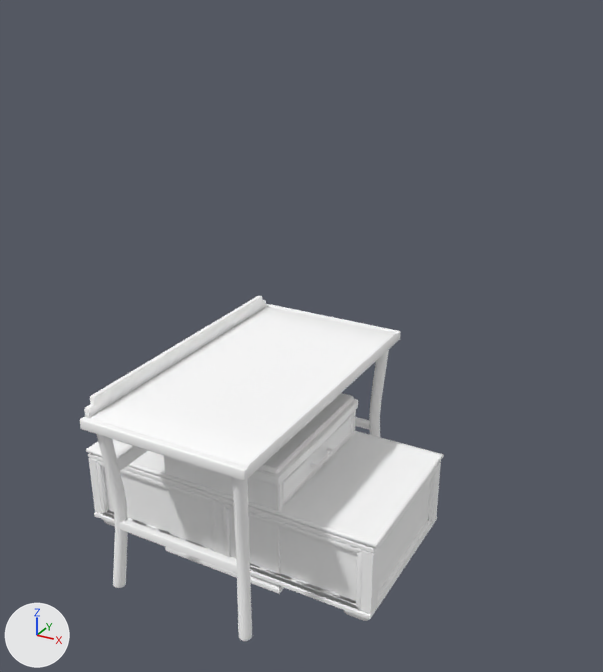
An edit to the Blender file fr-artists/scenes/blender/MAIN/environments/1_Bedroom/Export.blend, drawn before and after from the same camera.
Camera for both pictures: a 50 mm camera at (1.99, -3.21, 2.79) aimed at (0.19, 0.06, 1.15). The lights are fixed; the arrows at lower left show +X, +Y and +Z. The first picture is the older version.

Names of what the first picture shows: 'Cabinette', 'Desk', 'Toybox'.
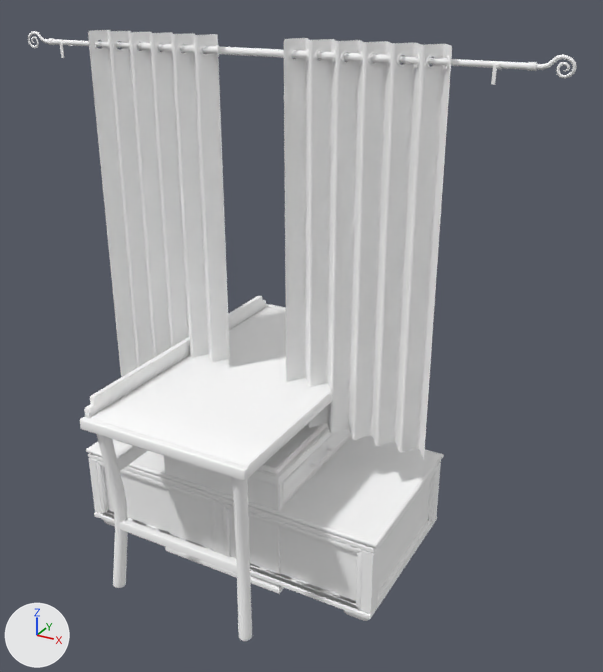
What differs and where, as boxes (x1, y1, x2, y2) in the pictures (603 x 672 px):
'Curtains', added: after (28, 30, 577, 459)

Diff of the bpy script that builds the scene:
```diff
--- a/fr-artists/scenes/blender/MAIN/environments/1_Bedroom/Export.blend.py
+++ b/fr-artists/scenes/blender/MAIN/environments/1_Bedroom/Export.blend.py
@@ col_curtains @@
+col_curtains = bpy.data.collections.new('Curtains')
+col_curtains.objects.link(ob_curtainfolds_right)
+col_curtains.objects.link(ob_curtainrings_right)
+col_curtains.objects.link(ob_curtainfolds_left)
+col_curtains.objects.link(ob_curtainrings_left_001)
+col_curtains.objects.link(ob_holster)
+col_curtains.objects.link(ob_spiralvanity)
+col_curtains.objects.link(ob_rodthinner)
+col_curtains.objects.link(ob_outercuff)
+col_curtains.objects.link(ob_rodthick)
@@ ob_curtains @@
+ob_curtains = bpy.data.objects.new('Curtains', None)
+ob_curtains.location = (0.0, 0.0, 0.0)
+ob_curtains.instance_type = 'COLLECTION'
+ob_curtains.instance_collection = col_curtains
@@ ob_curtainfolds_left @@
+ob_curtainfolds_left = bpy.data.objects.new('CurtainFolds_left', me_plane_001)  # 1007 vertices, 888 faces; spans x -1.42..-0.69, y -0.05..0.04, z -1.81..0.0; in mat_furniture_hotspot_002 (its picture is missing); modifiers SUBSURF
+ob_curtainfolds_left.location = (0.529, 0.00288, 2.523)
@@ ob_curtainfolds_right @@
+ob_curtainfolds_right = bpy.data.objects.new('CurtainFolds_right', me_plane_007)  # 1007 vertices, 888 faces; spans x -0.36..0.36, y -0.05..0.04, z -1.81..0.0; in mat_furniture_hotspot_002 (its picture is missing); modifiers SUBSURF
+ob_curtainfolds_right.location = (0.529, 0.00288, 2.523)
@@ ob_spiralvanity @@
+ob_spiralvanity = bpy.data.objects.new('SpiralVanity', me_béziercurve)  # 232 vertices, 224 faces; spans x -2.54..0.15, y 0.0..0.02, z -0.04..0.05; in mat_furniture_hotspot_002 (its picture is missing)
+ob_spiralvanity.location = (1.197, 0.000188, 2.46)
@@ ob_rodthinner @@
+ob_rodthinner = bpy.data.objects.new('RodThinner', me_cylinder_004)  # 128 vertices, 112 faces; spans x -1.18..1.18, y 0.0..0.03, z -0.01..0.01; in mat_furniture_hotspot_002 (its picture is missing)
+ob_rodthinner.location = (-0.000126, 0.000188, 2.46)
@@ ob_curtainrings_right @@
+ob_curtainrings_right = bpy.data.objects.new('CurtainRings_right', me_plane_002)  # 192 vertices, 96 faces; spans x 0.173..0.885, y -0.022..0.026, z -0.028..0.028; in mat_furniture_hotspot_002 (its picture is missing); modifiers SUBSURF, SOLIDIFY
+ob_curtainrings_right.location = (-0.000126, 0.000189, 2.46)
@@ ob_curtainrings_left_001 @@
+ob_curtainrings_left_001 = bpy.data.objects.new('CurtainRings_left.001', me_plane_005)  # 192 vertices, 96 faces; spans x -0.885..-0.173, y -0.022..0.026, z -0.028..0.028; in mat_furniture_hotspot_002 (its picture is missing); modifiers SUBSURF, SOLIDIFY
+ob_curtainrings_left_001.location = (-0.000126, 0.000189, 2.46)
@@ ob_holster @@
+ob_holster = bpy.data.objects.new('Holster', me_cylinder_001)  # 132 vertices, 128 faces; spans x -1.07..1.07, y -0.05..0.03, z -0.06..0.01; in mat_furniture_hotspot_002 (its picture is missing)
+ob_holster.location = (-0.000126, 0.000188, 2.46)
@@ ob_rodthick @@
+ob_rodthick = bpy.data.objects.new('RodThick', me_cylinder_003)  # 96 vertices, 88 faces; spans x -0.654..0.654, y -0.003..0.03, z -0.016..0.016; in mat_furniture_hotspot_002 (its picture is missing)
+ob_rodthick.location = (-0.000126, 0.000188, 2.46)
@@ ob_outercuff @@
+ob_outercuff = bpy.data.objects.new('OuterCuff', me_cylinder_002)  # 92 vertices, 88 faces; spans x -1.2..1.2, y 0.0..0.03, z -0.02..0.02; in mat_furniture_hotspot_002 (its picture is missing)
+ob_outercuff.location = (-0.000126, 0.000188, 2.46)
```
